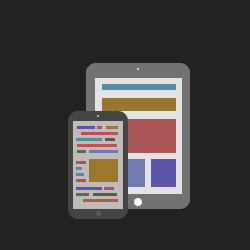
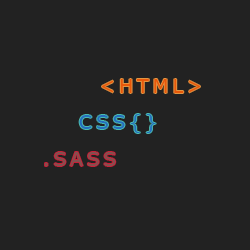
Before/after of a 250 × 250 layered artwork. What changed in the layer stack:
removed layer "Rectangle 5 copy 9" over [left=89, top=159, right=118, bottom=182]
removed layer "Rectangle 5 copy 18" over [left=83, top=199, right=118, bottom=202]
removed layer "Rectangle 5 copy 8" over [left=89, top=150, right=118, bottom=153]
removed layer "Rectangle 5 copy 6" over [left=77, top=144, right=117, bottom=147]
added group "Hidden" with 1 layers above "Text" over [left=44, top=63, right=201, bottom=219]
renamed "Rectangle 5 copy 5" to "Rectangle 2", opacity 100% → 9%, moved it into group "Hidden", painted on it over [left=44, top=63, right=201, bottom=219]
removed layer "Rectangle 5 copy 3" over [left=81, top=132, right=118, bottom=135]
removed layer "Rectangle 4" over [left=73, top=121, right=123, bottom=209]
removed layer "Rounded Rectangle 2" over [left=68, top=111, right=128, bottom=219]
added group "Text" with 3 layers above "Rectangle 1" over [left=45, top=79, right=200, bottom=166]
renamed "Ellipse 2" to ".Sass", moved it into group "Text", painted on it, unmasked it over [left=45, top=152, right=142, bottom=206]
renamed "Ellipse 1" to "CSS{}", moved it into group "Text", painted on it, unmasked it over [left=79, top=68, right=156, bottom=133]
removed layer "Rectangle 3 copy 3" over [left=120, top=159, right=145, bottom=187]
removed layer "Rectangle 3 copy 2" over [left=151, top=159, right=176, bottom=187]
removed layer "Rectangle 3 copy" over [left=102, top=119, right=176, bottom=153]
removed layer "Rectangle 3 copy 4" over [left=102, top=84, right=176, bottom=90]
removed layer "Rectangle 3" over [left=102, top=98, right=176, bottom=111]
renamed "Rectangle 2" to "<HTML>", moved it into group "Text", painted on it, unmasked it over [left=95, top=78, right=200, bottom=194]
removed layer "Rounded Rectangle 1" over [left=86, top=63, right=190, bottom=209]
painted on "Rectangle 1" over [left=44, top=63, right=201, bottom=219]
…and 13 more changes (13 removed)
